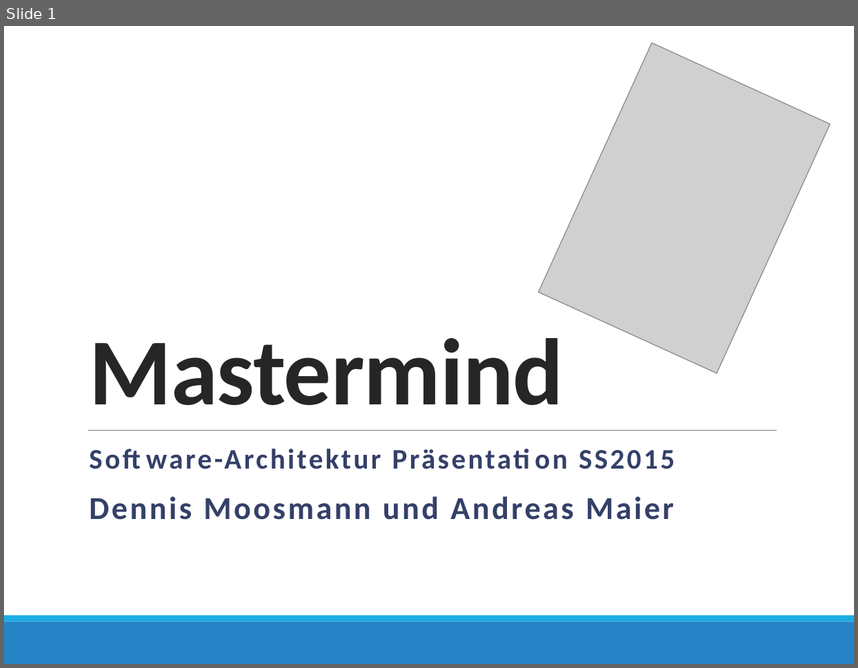
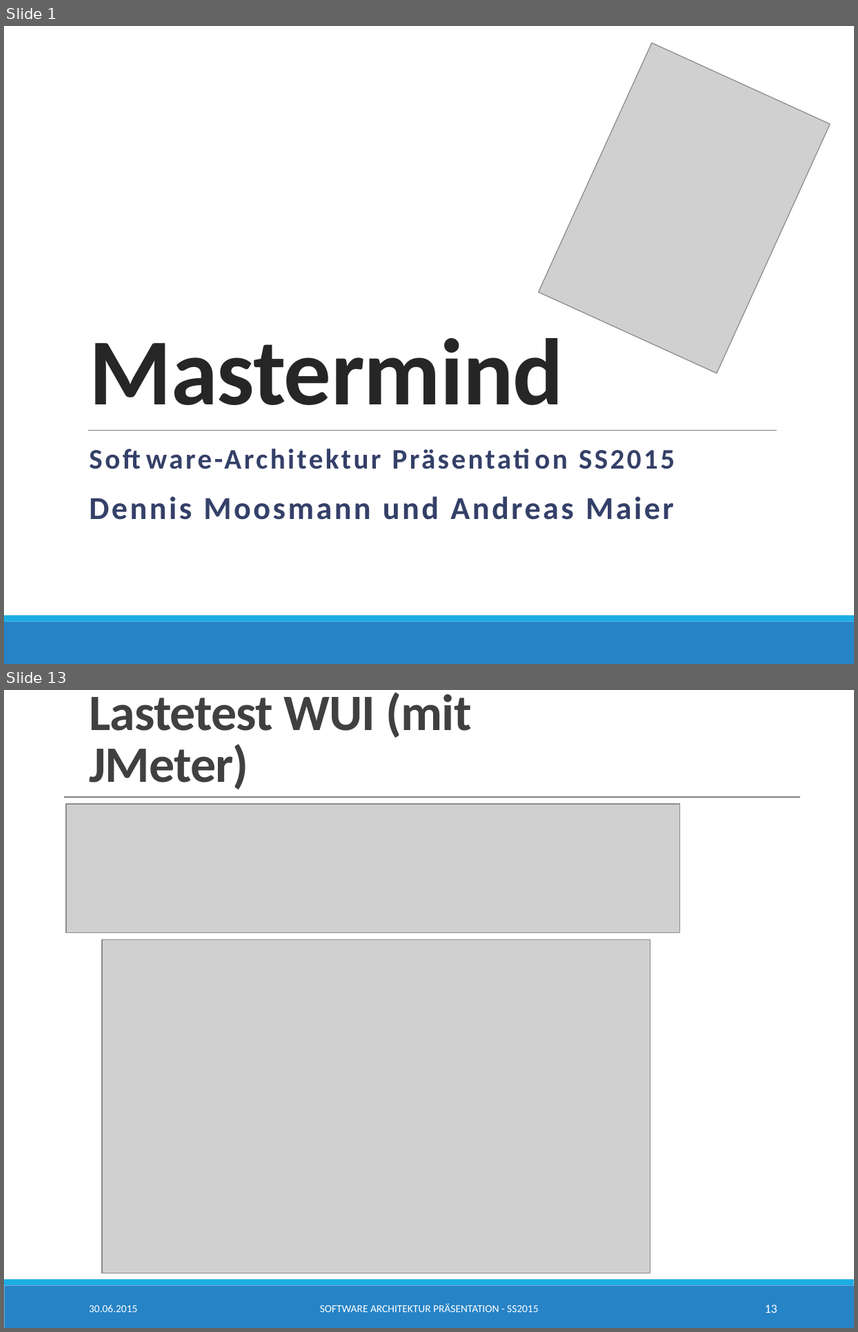
Before and after one commit to SimonBraun/de.htwg.se.mastermind, a slide deck: de.htwg.se.mastermind/Presentation.pptx. Shown one above the other, each under a label of ours: slide 1 before the commit, slides 1 and 13 after it; the slides between them are not shown. The pictures are 858x668 and 858x1332 pixels, drawn with LibreOffice and Linux fonts; fonts in the diff are those of the drawing; grey boxes stand for pictures. Boxes give left, top, right and bottom in pixels: in the first picture for what was removed or moved away, otherwise in the second. Text is boxed around its words. In the diff, an @@ line names an element or a change of style, - is before the commit and + after.

```diff
--- a/de.htwg.se.mastermind/Presentation.pptx
+++ b/de.htwg.se.mastermind/Presentation.pptx
@@ slide 13 added at (x1=4, y1=690, x2=854, y2=1328), background #FFFFFF; not listed: 2 template elements that a slide beside it also shows @@
@@ title added at (x1=89, y1=692, x2=471, y2=789), 43.2 pt, text #404040, bold @@
+Lastetest WUI (mit JMeter)
@@ line added from (64, 797) to (800, 797), #808080 1 pt @@
@@ picture added at (x1=66, y1=804, x2=680, y2=933) @@
@@ rectangle added at (x1=81, y1=829, x2=796, y2=862), fill #FFFFFF, outline #FFFFFF 1.25 pt @@
@@ picture added at (x1=102, y1=939, x2=650, y2=1272) @@
@@ text added at (x1=89, y1=1304, x2=137, y2=1312), 9 pt, text #FFFFFF @@
+30.06.2015
@@ text added at (x1=320, y1=1303, x2=538, y2=1312), 9 pt, text #FFFFFF @@
+SOFTWARE ARCHITEKTUR PRÄSENTATION - SS2015
@@ page number added at (x1=765, y1=1304, x2=777, y2=1312), 10.5 pt, text #FFFFFF @@
+13
```
Also in this commit, not shown: 12 slides changed.
